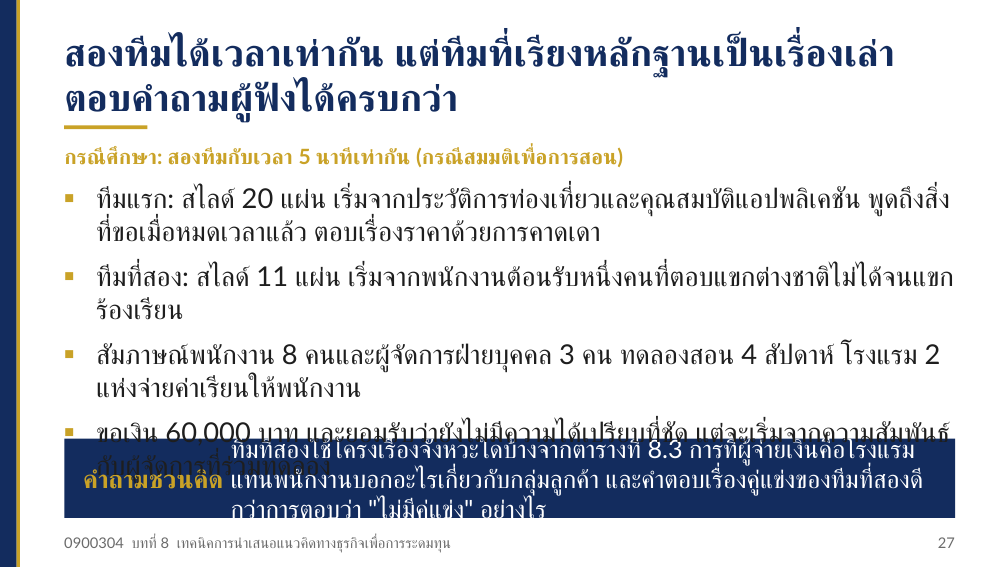
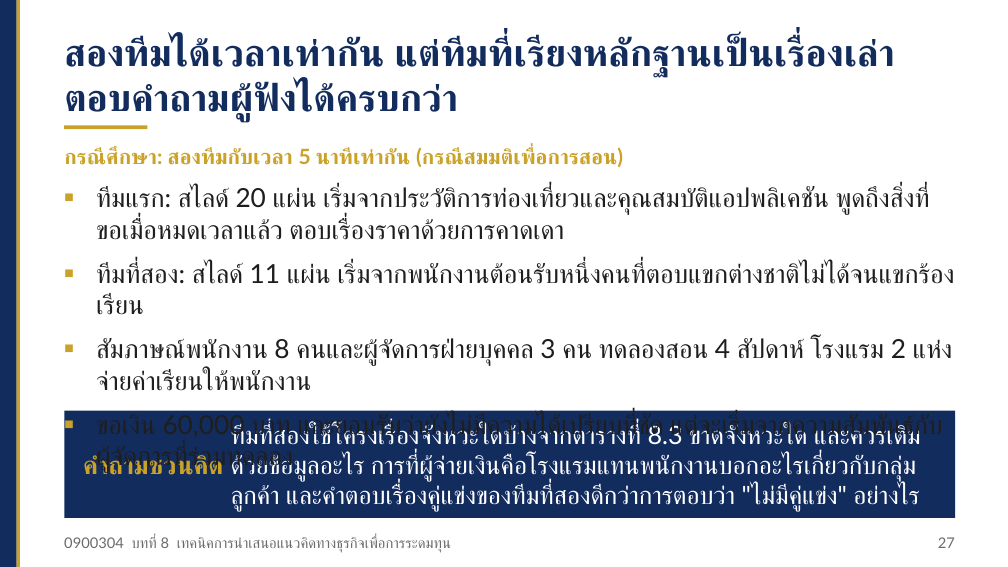
Before and after one commit to Aj-Warawut/academic-web-teaching, a slide deck: slide 27 of nv/files/nv_0900304_บทที่08_สไลด์.pptx. Drawn at 1008x567 pixels with LibreOffice and Linux fonts; fonts in the diff are those of the drawing. Boxes give left, top, right and bottom in pixels: in the first picture for what was removed or moved away, otherwise in the second. Text is boxed around its words. In the diff, an @@ line names an element or a change of style, - is before the commit and + after.

```diff
--- a/nv/files/nv_0900304_บทที่08_สไลด์.pptx
+++ b/nv/files/nv_0900304_บทที่08_สไลด์.pptx
@@ text "ทีมแรก: สไลด์ 20 แผ่น เริ่มจากประวัติการท่องเที่ยวและคุณสมบั ..." at <box>96,187,955,473</box>: size 26 to 25 pt @@
@@ rectangle: place and size @@
-rectangle at <box>64,439,955,518</box>
+rectangle at <box>64,411,955,518</box>
@@ text "คำถามชวนคิด": place and size @@
-text "คำถามชวนคิด" at <box>83,469,223,489</box>
+text "คำถามชวนคิด" at <box>83,455,223,475</box>
@@ text at <box>231,422,921,511</box>: text changed @@
-ทีมที่สองใช้โครงเรื่องจังหวะใดบ้างจากตารางที่ 8.3 การที่ผู้จ่ายเงินคือโรงแรมแทนพนักงานบอกอะไรเกี่ยวกับกลุ่มลูกค้า และคำตอบเรื่องคู่แข่งของทีมที่สองดีกว่าการตอบว่า "ไม่มีคู่แข่ง" อย่างไร
+ทีมที่สองใช้โครงเรื่องจังหวะใดบ้างจากตารางที่ 8.3 ขาดจังหวะใด และควรเติมด้วยข้อมูลอะไร การที่ผู้จ่ายเงินคือโรงแรมแทนพนักงานบอกอะไรเกี่ยวกับกลุ่มลูกค้า และคำตอบเรื่องคู่แข่งของทีมที่สองดีกว่าการตอบว่า "ไม่มีคู่แข่ง" อย่างไร
```
Also in this commit, not shown: 8 other files.
